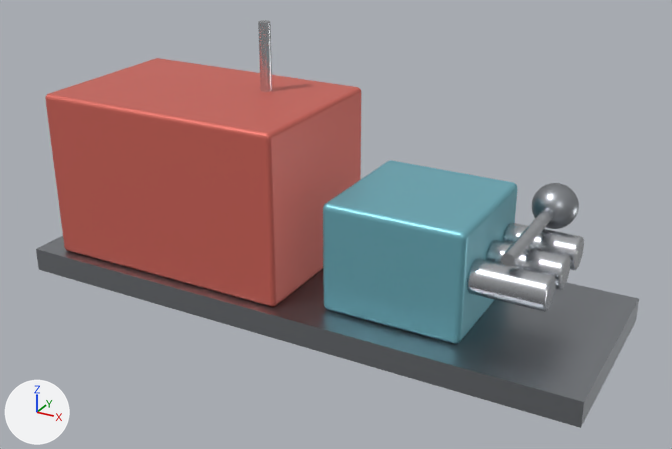
Renders of the glTF model public/models/tacker10/sk575_bomba.glb from each side of a commit.
Both versions are drawn from a 50 mm lens placed at (-11.91, 8.02, 4.57), pointed at (-15.96, 15.38, 0.89). Lighting does not change. The marker at lower left points along +X, +Y and +Z. The picture after the commit comes second. Where no turn or scale is listed for an object, it has been applied to the vertices. Vertices at exactly the same position are counted once.

In view in the first picture: 'sk575_bomba_acero', 'sk575_bomba_acero_oscuro', 'sk575_bomba_azul', 'sk575_bomba_rojo'.
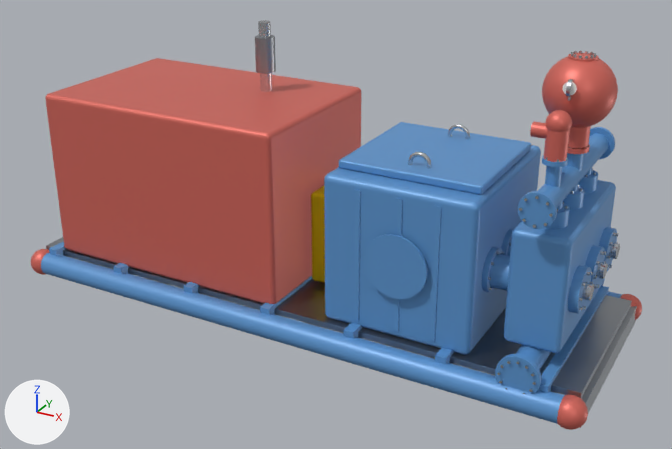
Where the change shows, as pixel boxes (x1, y1, x2, y2) in the pictures (672 x 449 px):
'sk575_bomba_azul_bomba', added (blue): after (41, 122, 622, 424)
'sk575_bomba_rojo', reshaped, moved, rescaled (93% wider, 51% taller): before (45, 58, 361, 307); after (31, 53, 642, 430)
'sk575_bomba_acero_oscuro', reshaped, moved: before (36, 183, 639, 428); after (46, 35, 637, 428)
'sk575_bomba_azul', deleted (cyan): before (323, 160, 517, 344)
'sk575_bomba_acero', reshaped, moved, rescaled (11% wider, 28% taller): before (258, 20, 584, 312); after (258, 20, 620, 394)
'sk575_bomba_amarillo', added (yellow): after (311, 186, 325, 283)
'sk575_bomba_blanco', added: after (563, 82, 577, 95)
part 1 of me_sk575_bomba_acero, added: after (408, 152, 432, 169)
part 2 of me_sk575_bomba_acero, added: after (448, 124, 470, 140)
part 3 of me_sk575_bomba_acero, rebuilt: (258, 20, 272, 92) in both
part 4 of me_sk575_bomba_acero, deleted: before (486, 240, 570, 290)
part 5 of me_sk575_bomba_acero, deleted: before (503, 223, 584, 270)
part 6 of me_sk575_bomba_acero, deleted: before (467, 259, 556, 312)
part 7 of me_sk575_bomba_acero, deleted: before (501, 208, 555, 267)
part 8 of me_sk575_bomba_acero, added: after (488, 50, 620, 394)
part 9 of me_sk575_bomba_acero_oscuro, added: after (63, 255, 637, 428)
part 10 of me_sk575_bomba_acero_oscuro, added: after (46, 237, 632, 398)
part 11 of me_sk575_bomba_acero_oscuro, added: after (255, 35, 276, 74)
part 12 of me_sk575_bomba_acero_oscuro, deleted: before (532, 183, 579, 229)
part 13 of me_sk575_bomba_acero_oscuro, deleted: before (36, 236, 639, 428)

Patch to the scene script:
```diff
--- a/public/models/tacker10/sk575_bomba.glb.py
+++ b/public/models/tacker10/sk575_bomba.glb.py
@@ me_sk575_bomba_acero @@
 # used by ob_sk575_bomba_acero; parent = ob_sk575_bomba; location = (-15.38, 15.5, 1.695); scale = (1.68, 1.68, 1.68)
-me_sk575_bomba_acero.from_pydata(...)  # 2390 vertices, 4760 faces; spans x -1.0..1.0, y -0.36..0.36, z -0.6..0.6
+me_sk575_bomba_acero.from_pydata(...)  # 12861 vertices, 24998 faces; spans x -1.0..1.0, y -0.58..0.58, z -0.71..0.71
+# me_sk575_bomba_acero part 1: a new loose piece, a torus around y (ring radius 0.049, tube radius 0.011) spanning x 0.081..0.2, y -0.254..-0.232, z 0.106..0.224, in mat_sk575_bomba_acero (light grey #ced1d5)
+# me_sk575_bomba_acero part 2: a new loose piece, a torus around y (ring radius 0.049, tube radius 0.011) spanning x 0.081..0.2, y 0.232..0.254, z 0.106..0.224, in mat_sk575_bomba_acero (light grey #ced1d5)
+# me_sk575_bomba_acero part 3: the loose piece of 84 vertices spanning x -1.0..-0.93, y 0.14..0.21, z 0.18..0.6 is rebuilt with 82 vertices and now spans x -1.0..-0.94, y 0.13..0.19, z 0.27..0.65
+# me_sk575_bomba_acero part 4: the loose piece of 755 vertices spanning x 0.58..1.0, y -0.09..0.09, z -0.6..-0.41 is deleted
+# me_sk575_bomba_acero part 5: the loose piece of 741 vertices spanning x 0.58..1.0, y 0.17..0.36, z -0.6..-0.41 is deleted
+# me_sk575_bomba_acero part 6: the loose piece of 733 vertices spanning x 0.58..1.0, y -0.36..-0.17, z -0.6..-0.41 is deleted
+# me_sk575_bomba_acero part 7: the loose piece of 77 vertices spanning x 0.76..0.83, y -0.36..0.36, z -0.36..-0.29 is deleted
+# me_sk575_bomba_acero part 8: 9906 vertices added at x 0.02..1.0, y -0.58..0.58, z -0.71..0.71
+# other edits to the shape of me_sk575_bomba_acero do not show in these pictures
 me_sk575_bomba_acero.materials.append(mat_sk575_bomba_acero)
@@ me_sk575_bomba_acero_oscuro @@
-me_sk575_bomba_acero_oscuro.from_pydata(...)  # 692 vertices, 1372 faces; spans x -3.0..3.0, y -1.0..1.0, z -0.95..0.95
+me_sk575_bomba_acero_oscuro.from_pydata(...)  # 185 vertices, 350 faces; spans x -3.0..3.0, y -1.06..1.06, z -1.27..1.27
+# me_sk575_bomba_acero_oscuro part 9: a new loose piece, a box spanning x -3.0..3.0, y -1.06..0.94, z -1.27..-1.07, in mat_sk575_bomba_acero_oscuro (grey #a4a8ad)
+# me_sk575_bomba_acero_oscuro part 10: a new loose piece, a box spanning x -2.95..2.95, y -0.96..0.84, z -1.075..-1.015, in mat_sk575_bomba_acero_oscuro (grey #a4a8ad)
+# me_sk575_bomba_acero_oscuro part 11: a new loose piece of 83 vertices spanning x -0.9..-0.7, y 0.14..0.34, z 0.93..1.27, in mat_sk575_bomba_acero_oscuro (grey #a4a8ad)
+# me_sk575_bomba_acero_oscuro part 12: the loose piece of 676 vertices spanning x 1.93..2.37, y 0.53..0.97, z -0.02..0.42 is deleted
+# me_sk575_bomba_acero_oscuro part 13: 8 vertices removed from x -3.0..3.0, y -1.0..1.0, z -0.95..-0.7
+# other edits to the shape of me_sk575_bomba_acero_oscuro do not show in these pictures
 me_sk575_bomba_acero_oscuro.materials.append(mat_sk575_bomba_acero_oscuro)
@@ me_sk575_bomba_rojo @@
 # used by ob_sk575_bomba_rojo; parent = ob_sk575_bomba; location = (-17.55, 15.5, 1.125); scale = (1.35, 1.35, 1.35)
-me_sk575_bomba_rojo.from_pydata(...)  # 639 vertices, 1274 faces; spans x -1.0..1.0, y -0.67..0.67, z -0.65..0.65
+me_sk575_bomba_rojo.from_pydata(...)  # 4677 vertices, 9306 faces; spans x -1.0..1.0, y -0.37..0.37, z -0.46..0.46
+# me_sk575_bomba_rojo part 14: 639 vertices removed from x -1.0..1.0, y -0.67..0.67, z -0.65..0.65; 4677 vertices added at x -1.0..1.0, y -0.37..0.37, z -0.46..0.46
 me_sk575_bomba_rojo.materials.append(mat_sk575_bomba_rojo)
@@ ob_sk575_bomba_acero @@
 ob_sk575_bomba_acero.parent = ob_sk575_bomba
-ob_sk575_bomba_acero.location = (-15.38, 15.5, 1.695)
-ob_sk575_bomba_acero.scale = (1.68, 1.68, 1.68)
+ob_sk575_bomba_acero.location = (-15.21, 15.5, 1.494)
+ob_sk575_bomba_acero.scale = (1.85, 1.85, 1.85)
@@ ob_sk575_bomba_acero_oscuro @@
 ob_sk575_bomba_acero_oscuro = bpy.data.objects.new('sk575_bomba_acero_oscuro', me_sk575_bomba_acero_oscuro)
-ob_sk575_bomba_acero_oscuro.location = (-16.2, 15.5, 0.95)
+ob_sk575_bomba_acero_oscuro.location = (-16.2, 15.56, 1.275)
@@ ob_sk575_bomba_azul @@
-ob_sk575_bomba_azul = bpy.data.objects.new('sk575_bomba_azul', me_sk575_bomba_azul)
@@ ob_sk575_bomba_rojo @@
 ob_sk575_bomba_rojo.parent = ob_sk575_bomba
-ob_sk575_bomba_rojo.location = (-17.55, 15.5, 1.125)
-ob_sk575_bomba_rojo.scale = (1.35, 1.35, 1.35)
+ob_sk575_bomba_rojo.location = (-16.2, 15.5, 1.39)
+ob_sk575_bomba_rojo.scale = (3.04, 3.04, 3.04)
@@ ob_sk575_bomba_blanco @@
+ob_sk575_bomba_blanco = bpy.data.objects.new('sk575_bomba_blanco', me_sk575_bomba_blanco)  # a 42-sided cylinder along y spanning x -0.055..0.055, y -0.005..0.005, z -0.0548..0.0548; in mat_sk575_bomba_blanco (white #f9f9f9)
+ob_sk575_bomba_blanco.location = (-13.75, 15.175, 2.6)
@@ ob_sk575_bomba_azul_bomba @@
+ob_sk575_bomba_azul_bomba = bpy.data.objects.new('sk575_bomba_azul_bomba', me_sk575_bomba_azul_bomba)  # 3987 vertices, 7782 faces; spans x -2.9..2.9, y -1.12..1.12, z -1.05..1.05; in mat_sk575_bomba_azul_bomba (blue #5d96cf)
+ob_sk575_bomba_azul_bomba.location = (-16.2, 15.5, 1.045)
@@ ob_sk575_bomba_amarillo @@
+ob_sk575_bomba_amarillo = bpy.data.objects.new('sk575_bomba_amarillo', me_sk575_bomba_amarillo)  # 750 vertices, 1496 faces; spans x -0.2..0.2, y -0.3..0.3, z -0.475..0.475; in mat_sk575_bomba_amarillo (yellow #f1d200)
+ob_sk575_bomba_amarillo.location = (-15.95, 15.5, 0.775)
```
